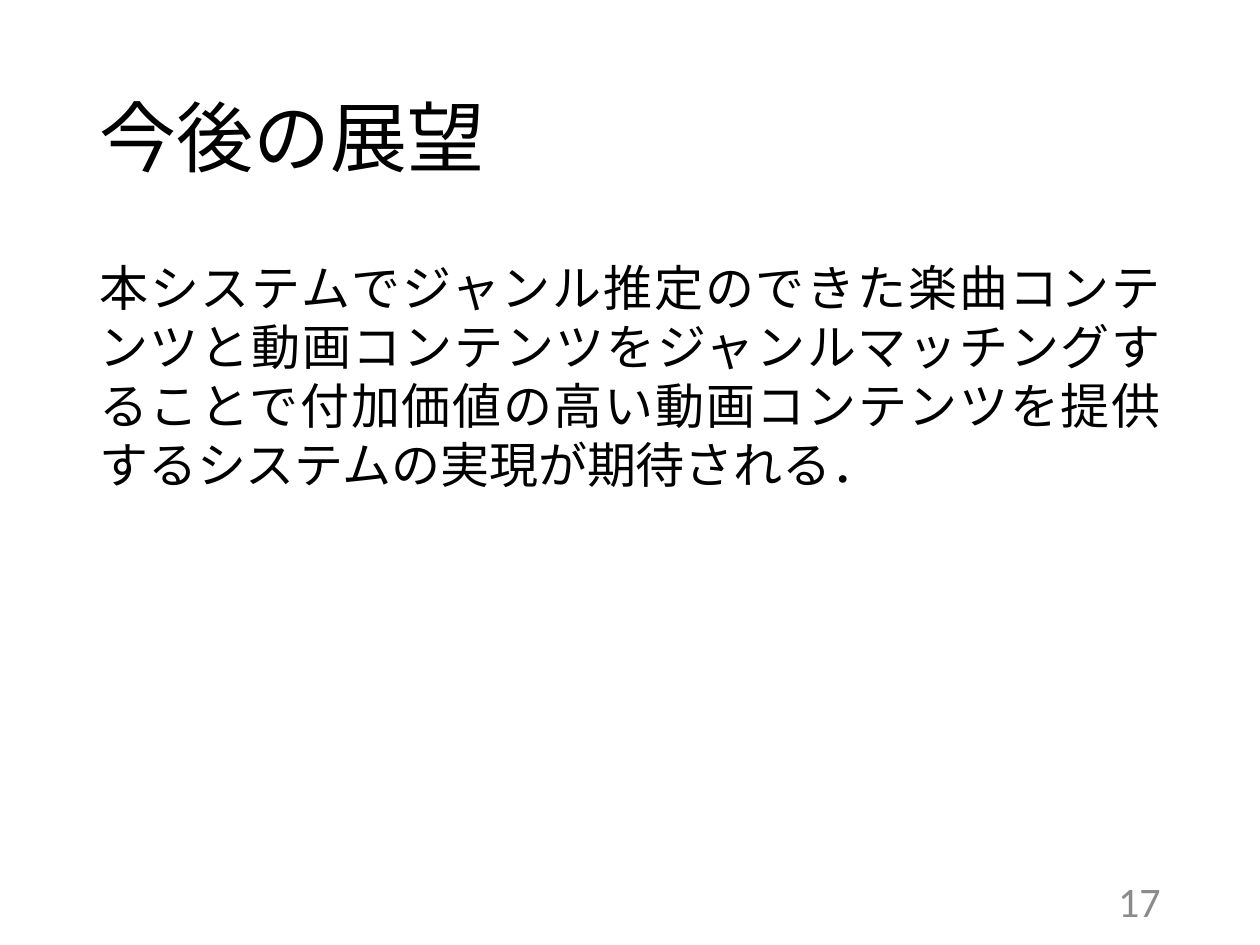
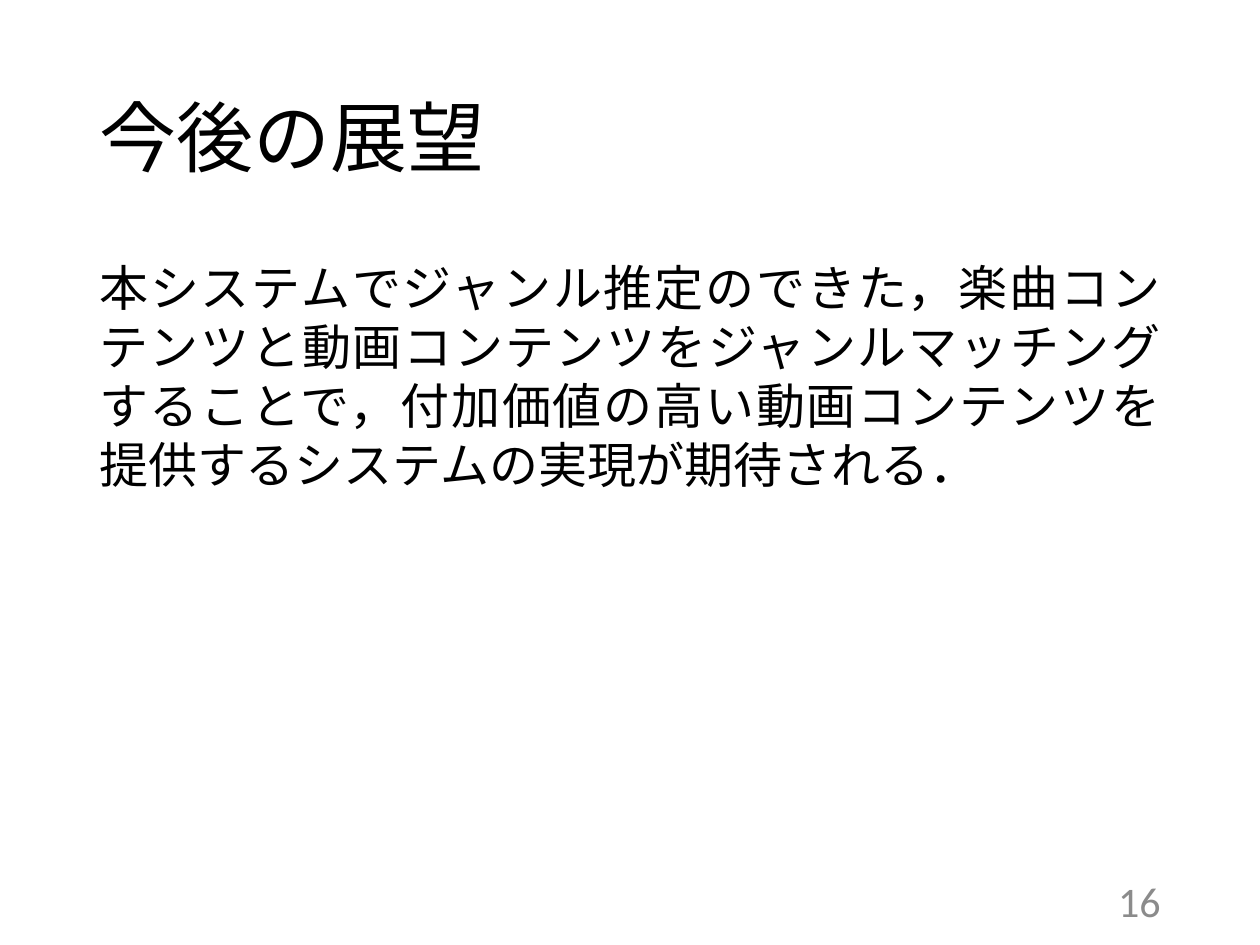
Before and after one commit to kait-takanolab/1821144-yoshii-thesis, a slide deck: slide 16 of 発表用スライド/1821144_卒研発表.pptx (slide 17 before the commit). Drawn at 1260x945 pixels with LibreOffice and Linux fonts; fonts in the diff are those of the drawing. Boxes give left, top, right and bottom in pixels: in the first picture for what was removed or moved away, otherwise in the second. Text is boxed around its words. In the diff, an @@ line names an element or a change of style, - is before the commit and + after.

```diff
--- a/発表用スライド/1821144_卒研発表.pptx
+++ b/発表用スライド/1821144_卒研発表.pptx
@@ text at bbox=[99, 264, 1160, 487]: text changed @@
-本システムでジャンル推定のできた楽曲コンテンツと動画コンテンツをジャンルマッチングすることで付加価値の高い動画コンテンツを提供するシステムの実現が期待される．
+本システムでジャンル推定のできた，楽曲コンテンツと動画コンテンツをジャンルマッチングすることで，付加価値の高い動画コンテンツを提供するシステムの実現が期待される．
@@ page number at bbox=[1118, 888, 1161, 917]: text changed @@
-17
+16
```
Also in this commit, not shown: 11 other slides changed, 2 slides added, 3 slides removed, 1 other file.
